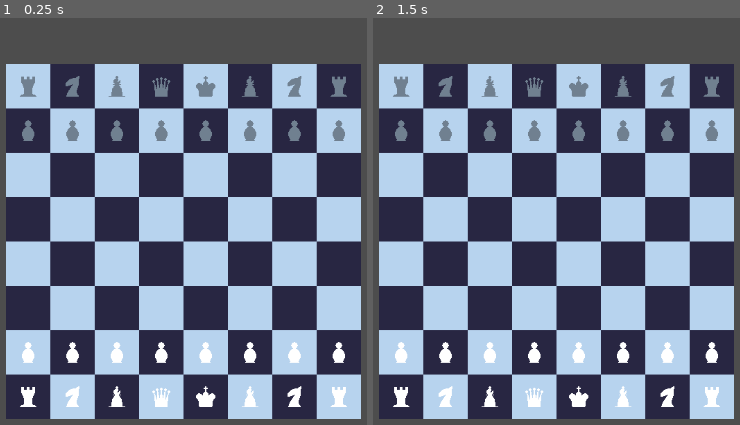
Above: before the commit, frames 1-2 (left to right).
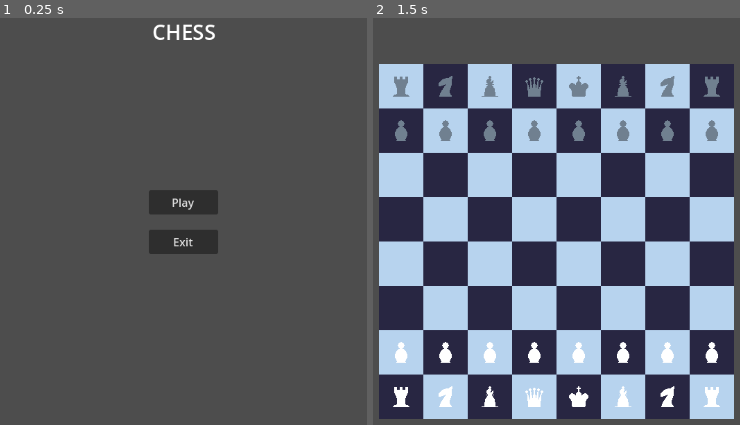
Above: after the commit, the same moments.

Repository: MDJolley/Godot-Chess
Game: Godot game, scene res://UI/mainMenu.tscn
The game is run twice, just before and just after one commit, with the same random seed, the same clock (stepped at 60 frames per second) and the same inputs. Before the commit the project starts from res://board/scenes/board.tscn.
Inputs (mouse positions are in pixels of both pictures, inside the frame that each line leads up to):
- Up to frame 1 (0.25 s): no input
- Up to frame 2 (1.5 s): click (556, 201) at 0.5 s, where only the run after the commit has a clickable "Play"; tap Enter at 1.25 s; move the mouse to (732, 217) at 1.27 s; click (732, 217) at 1.42 s

The runs differ from the first frame. In frame 1, 83% of the frame differs, in the area x 1-99%, y 1-99%; in frame 2, nothing differs.

Commit message:
added main menu

Diff:
--- /dev/null
+++ b/UI/mainMenu.gd
@@ -0,0 +1,19 @@
+extends Control
+var board = preload("res://board/scenes/board.tscn")
+
+# Called when the node enters the scene tree for the first time.
+func _ready():
+	pass # Replace with function body.
+
+
+# Called every frame. 'delta' is the elapsed time since the previous frame.
+func _process(delta):
+	pass
+
+
+func _on_play_button_pressed():
+	get_tree().change_scene_to_packed(board)
+
+
+func _on_exit_button_pressed():
+	get_tree().quit()
--- /dev/null
+++ b/UI/mainMenu.tscn
@@ -0,0 +1,64 @@
+[gd_scene load_steps=3 format=3 uid="uid://b7qkvmqd1y1fq"]
+
+[ext_resource type="Script" path="res://UI/mainMenu.gd" id="1_vwsin"]
+
+[sub_resource type="LabelSettings" id="LabelSettings_lc1l2"]
+font_size = 30
+outline_color = Color(1, 0.207843, 0, 0)
+shadow_size = 2
+shadow_color = Color(0.654902, 0.00392157, 0.870588, 0)
+
+[node name="mainMenu" type="Control"]
+layout_mode = 3
+anchors_preset = 15
+anchor_right = 1.0
+anchor_bottom = 1.0
+grow_horizontal = 2
+grow_vertical = 2
+script = ExtResource("1_vwsin")
+
+[node name="Label" type="Label" parent="."]
+layout_mode = 1
+anchors_preset = 5
+anchor_left = 0.5
+anchor_right = 0.5
+offset_left = -176.5
+offset_right = 176.5
+offset_bottom = 26.0
+grow_horizontal = 2
+text = "CHESS"
+label_settings = SubResource("LabelSettings_lc1l2")
+horizontal_alignment = 1
+
+[node name="PlayButton" type="Button" parent="."]
+layout_mode = 1
+anchors_preset = 8
+anchor_left = 0.5
+anchor_top = 0.5
+anchor_right = 0.5
+anchor_bottom = 0.5
+offset_left = -50.0
+offset_top = -74.0
+offset_right = 50.0
+offset_bottom = -39.0
+grow_horizontal = 2
+grow_vertical = 2
+text = "Play"
+
+[node name="ExitButton" type="Button" parent="."]
+layout_mode = 1
+anchors_preset = 8
+anchor_left = 0.5
+anchor_top = 0.5
+anchor_right = 0.5
+anchor_bottom = 0.5
+offset_left = -50.0
+offset_top = -17.5
+offset_right = 50.0
+offset_bottom = 17.5
+grow_horizontal = 2
+grow_vertical = 2
+text = "Exit"
+
+[connection signal="pressed" from="PlayButton" to="." method="_on_play_button_pressed"]
+[connection signal="pressed" from="ExitButton" to="." method="_on_exit_button_pressed"]
--- a/project.godot
+++ b/project.godot
@@ -11,7 +11,7 @@
 [application]
 
 config/name="Godot Chess"
-run/main_scene="res://board/scenes/board.tscn"
+run/main_scene="res://UI/mainMenu.tscn"
 config/features=PackedStringArray("4.0", "Forward Plus")
 config/icon="res://icon.svg"
 
